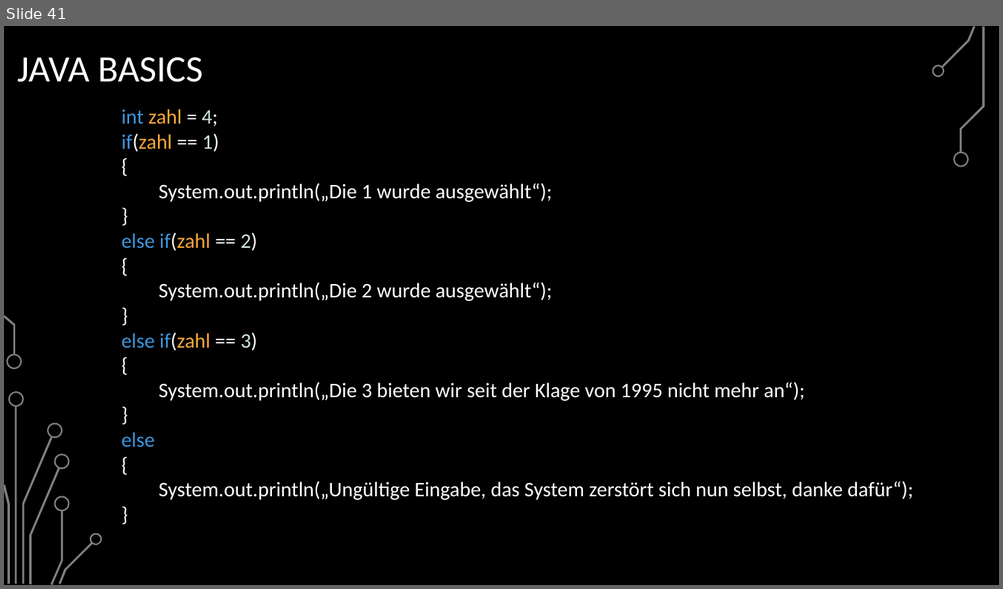
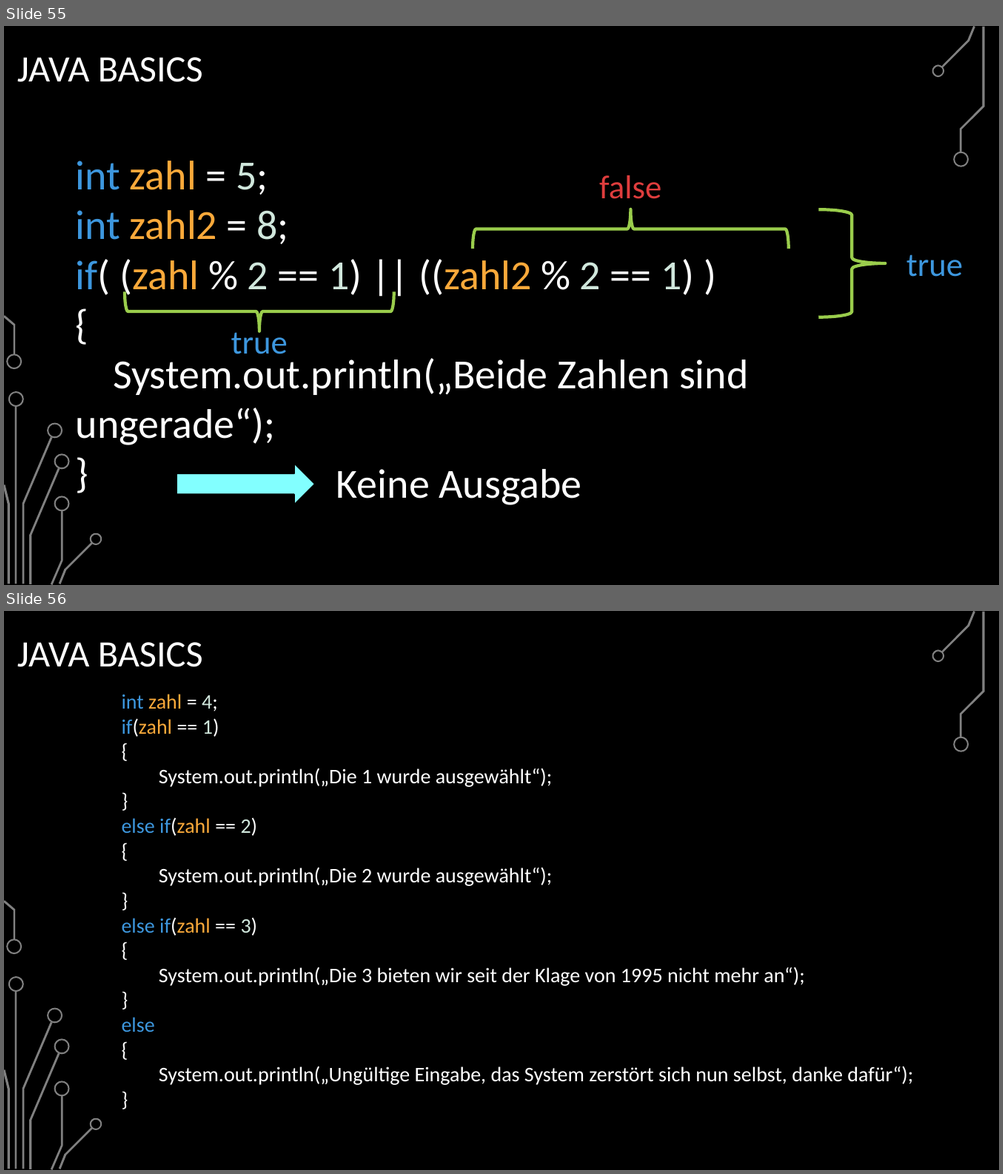
Before and after one commit to BelmontR/Java-Tutorial-Course, a slide deck: Java Grundkurs.pptx. Shown one above the other, each under a label of ours: slide 41 before the commit, slides 55 and 56 after it. The pictures are 1003x589 and 1003x1174 pixels, drawn with LibreOffice and Linux fonts; fonts in the diff are those of the drawing; background and template pictures are left out. Boxes give left, top, right and bottom in pixels: in the first picture for what was removed or moved away, otherwise in the second. Text is boxed around its words. In the diff, an @@ line names an element or a change of style, - is before the commit and + after.

```diff
--- a/Java Grundkurs.pptx
+++ b/Java Grundkurs.pptx
@@ slide 55 added at [4,26,999,585], background picture (left out); not listed: 17 template elements that a slide beside it also shows @@
@@ title added at [17,57,203,82], 36 pt, text #FFFFFF @@
+JAVA BASICS
@@ text added at [76,161,748,446], 40 pt, text #FFFFFF @@
+int zahl = 5;
+int zahl2 = 8;
+if( (zahl % 2 == 1) || ((zahl2 % 2 == 1) )
+{
+System.out.println(„Beide Zahlen sind ungerade“);
+}
@@ text added at [599,175,661,199], 32 pt, text #DF3D3D @@
+false
@@ right brace added at [472,210,788,249], outline #9ACD4C 3 pt @@
@@ right brace added at [819,210,885,317], outline #9ACD4C 3 pt @@
@@ text added at [906,255,962,277], 32 pt, text #3D97DE @@
+true
@@ right brace added at [125,292,394,332], outline #9ACD4C 3 pt @@
@@ text added at [231,326,287,355], 32 pt, text #3D97DE @@
+true
@@ right arrow added at [176,464,314,506], fill #82FFFF, outline #000000 1.25 pt @@
@@ text added at [336,469,582,506], 40 pt, text #FFFFFF @@
+Keine Ausgabe
@@ what was slide 41 is now slide 56 @@
```
Also in this commit, not shown: 5 slides changed, 14 other slides added, 2 other files.
